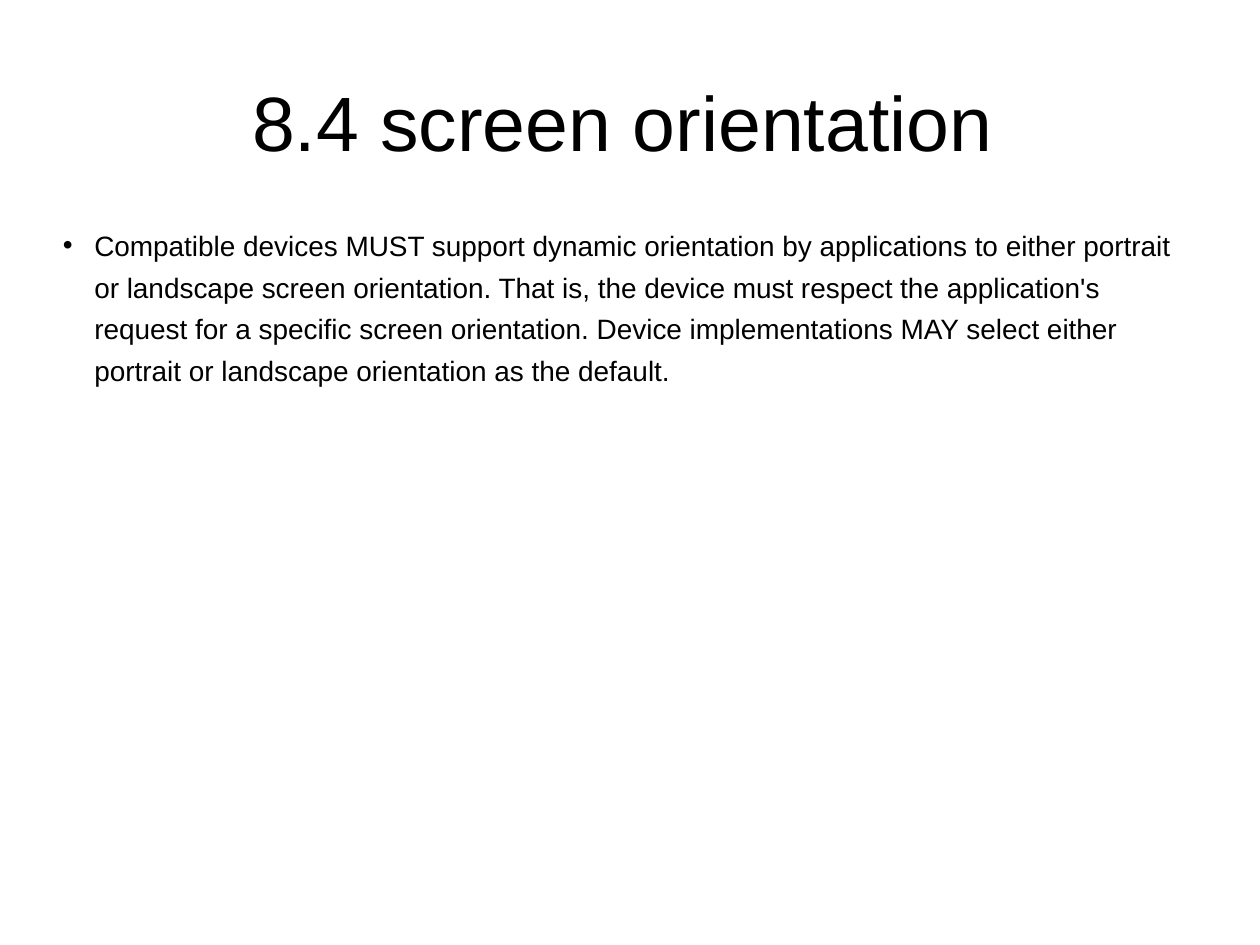
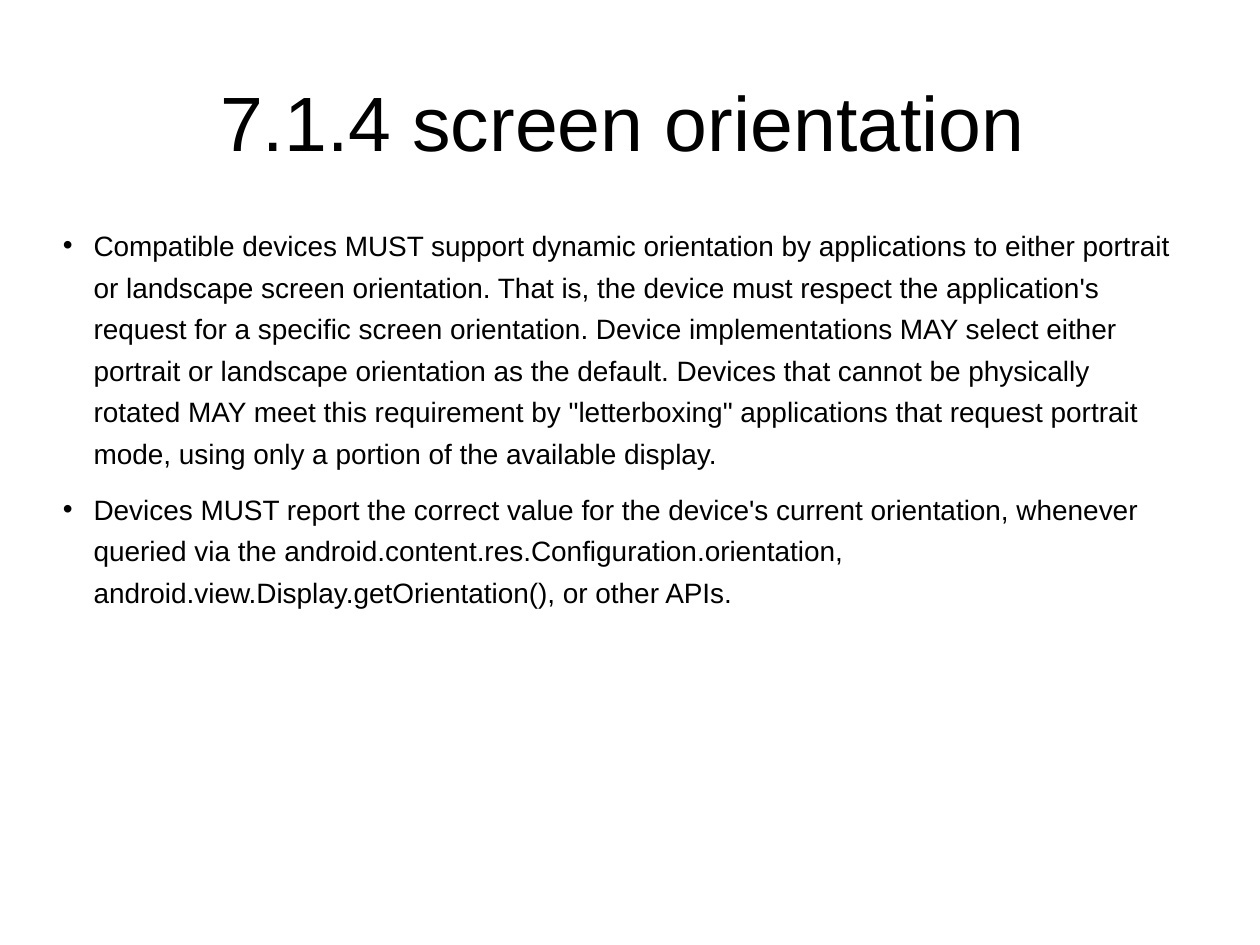
Before and after one commit to widerules/system-information, a slide deck: slide 28 of cts/CDD-digest.ppt (slide 26 before the commit). Drawn at 1260x945 pixels with LibreOffice and Linux fonts; fonts in the diff are those of the drawing; background and template pictures are left out. Boxes give left, top, right and bottom in pixels: in the first picture for what was removed or moved away, otherwise in the second. Text is boxed around its words. In the diff, an @@ line names an element or a change of style, - is before the commit and + after.

```diff
--- a/cts/CDD-digest.ppt
+++ b/cts/CDD-digest.ppt
@@ title at (x1=220, y1=95, x2=1024, y2=152): text changed @@
-8.4 screen orientation
+7.1.4 screen orientation
@@ text at (x1=94, y1=235, x2=1170, y2=608): text changed @@
-• Compatible devices MUST support dynamic orientation by applications to either portrait or landscape screen orientation. That is, the device must respect the application's request for a specific screen orientation. Device implementations MAY select either portrait or landscape orientation as the default.
+• Compatible devices MUST support dynamic orientation by applications to either portrait or landscape screen orientation. That is, the device must respect the application's request for a specific screen orientation. Device implementations MAY select either portrait or landscape orientation as the default. Devices that cannot be physically rotated MAY meet this requirement by "letterboxing" applications that request portrait mode, using only a portion of the available display.
+• Devices MUST report the correct value for the device's current orientation, whenever queried via the android.content.res.Configuration.orientation, android.view.Display.getOrientation(), or other APIs.
```
Also in this commit, not shown: 36 other slides changed, 24 slides added, 5 slides removed, 1 other file.
